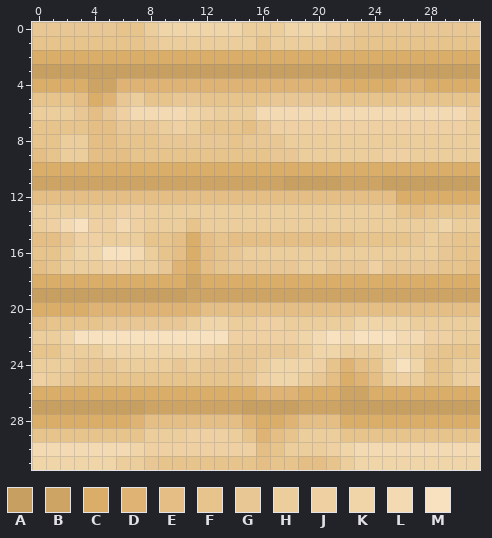
A pixel-art sprite gets an edit: default_pine_wood.png. The picture above is the old version.
The file is 32x32 pixels. Colours within 5 levels of each other are drawn and written as one.
Palette (. is transparent): A #c79f61  B #cea464  C #daad68  D #dfb373  E #e4be84  F #e8c48d  G #e9c794  H #eccd9c  J #eed0a3  K #f0d5a9  L #f4dab3  M #f8e1bf
And afterwards:
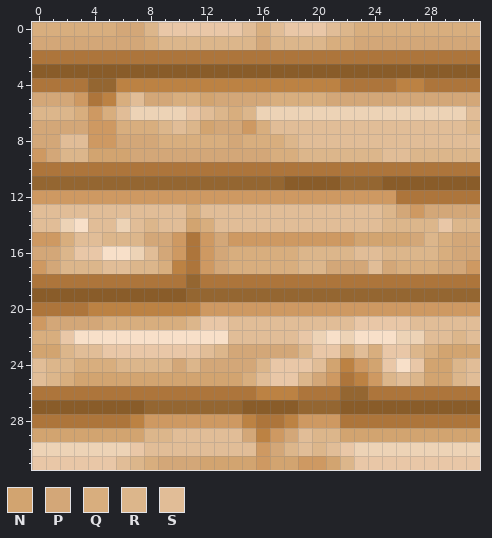
Colours new in this view: N #d2a470  P #d3a778  Q #d8ae7e  R #dcb68b  S #e1bd97
The exact change:
@@ palette @@
-A #c79f61
+A #895c29
-B #cea464
+B #946631
-C #daad68
+C #ad753b
-D #dfb373
+D #bc8243
-E #e4be84
+E #ce9962
-K #f0d5a9
+K #e9c7a7
-L #f4dab3
+L #edd3b6
-M #f8e1bf
+M #f8e0c9
@@ x 0..31 @@
- 0 GGGGGGFFHKKKKKKHHHKKKJHGGGGGGGGG
- 1 FFFFFFFFGHHHHHHHFHHHHGGFFFFFFFFF
+ 0 QQQQQQPPRKKKKKKSQSKKKSRQQQQQQQQQ
+ 1 PPPPPPPPQRRRRRRRPRRRRQQPPPPPPPPP
  2 CCCCCCCCCCCCCCCCCCCCCCCCCCCCCCCC
@@ x 0..31 @@
  4 CCCCBBDDDDDDDDDDDDDDDDCCCCDDCCCC
- 5 FFFECDGHFFGGFFFFFGGGGFFFFFFFFFFF
- 6 HHHGEGJLLLLKJHHHLLLLLLLLLLLLLLLJ
- 7 FFFFEEGGGHJHFFFEGJJJJJJJJJJJJJJH
- 8 FFHHEEFFFGGGGGFGGGHHHHHHHHHHHHHH
- 9 EFHHEEEFFFFFFFFFFGGHHHHHHJJHHHHH
+ 5 PPPECDQSPPQQNPPPPQQQQPPPPPPPPPPP
+ 6 RRRQEQSLLLLKSRQRLLLLLLLLLLLLLLLS
+ 7 PPPPEEQQQRSRNPPEQSSSSSSSSSSSSSSR
+ 8 PPSSEEPPPQQQQQPQQQRSSSSSSSSSSSSS
+ 9 EPRRNNNPPPPPPPPPPQQRRRRRRSSRRRRR
 10 CCCCCCCCCCCCCCCCCCCCCCCCCCCCCCCC
@@ x 0..31 @@
 12 EEEEEEEEEEEEEEEEEEEEEEEEEECCCCCC
-13 HHHHHHJJHHHHHHHHHHHHHHHHHHFEFFFF
-14 HJLMJJLJHHHFHHHHHHHHHHHHHHHHHKHH
-15 EEGJJHHHFFECEFEEEEEEEEEFFFFGHGFF
-16 FFHKKMMLHFECEFGHHHHHHHHHHHHHHGFF
-17 EFHHHJJHHGDCEFGGGGGHHGGGJGGGGFFE
+13 SSSSSSSSSSSQSSSSSSSSSSSSSRPEPPPP
+14 SSLMSSLSRSSNQSSSSSSSSSSSSRRRRKRR
+15 EEQSSRRRPPECEPEEEEEEEEENNNNPRQPP
+16 PPRKKMMLSPECEPQQQQQRRRRSSRRRRQPP
+17 EPRRRSSRRQDCEPQQQQQRRPPPSPQQQPPE
 18 CCCCCCCCCCCBCCCCCCCCCCCCCCCCCCCC
@@ x 0..31 @@
 20 CCCCDDDDDDDDEEEEEEEEEEEEEEEEEEEE
-21 EFFFFGGGGGGHKKHHJJHHHHHKKKKHHHHH
-22 HHKMMMMMMMMMMMJJJJJKLMLMMMLLJJHH
-23 FFHHHKKKKKKKJHGGGGGHKKHHHKKHGFFF
-24 HHHGGGHHHHGHGGGGHKKKJFDEFKMKFFHH
-25 JHGFFFFFFFFFFFFGJKKHGECDEHJHFFHJ
+21 EPPPPQQQQQQRKKSSSSSSSSSKKKKSSSSS
+22 QQKMMMMMMMMMMMSSSSSKLMLMMMLLSSRS
+23 NNRSSKKKKKKKSRPPPPPRKKQSQKKRQNNN
+24 SRRQQQRRRRPRPPPPRKKKSNDENKMKNNRS
+25 SRQNNNNNNNNNNNNQSKKRPECDERSRNNRS
 26 CCCCCCCCCCCCCCCCDDDCCCBBCCCCCCCC
@@ x 0..31 @@
 28 CCCCCCCDEEEEEEEDCCDEEECCCCCCCCCC
-29 FFFFFFFFHHHJJJHFDEFHHHFFFFFFFFFF
-30 LLLLLLLKJJJJJJJJEFHHHJKLLLLLLLLL
-31 KKKKKKHHGFFFFFFFEFFEEFHKKKKKKKKK
+29 NNNNNNNNRRSSSSSPDEPSRRNNNNNNNNNN
+30 LLLLLLLKSSSSSSSSEPRSRSKLLLLLLLLL
+31 KKKKKKSRQPPPNNNNENNEENRKKKKKKKKK
